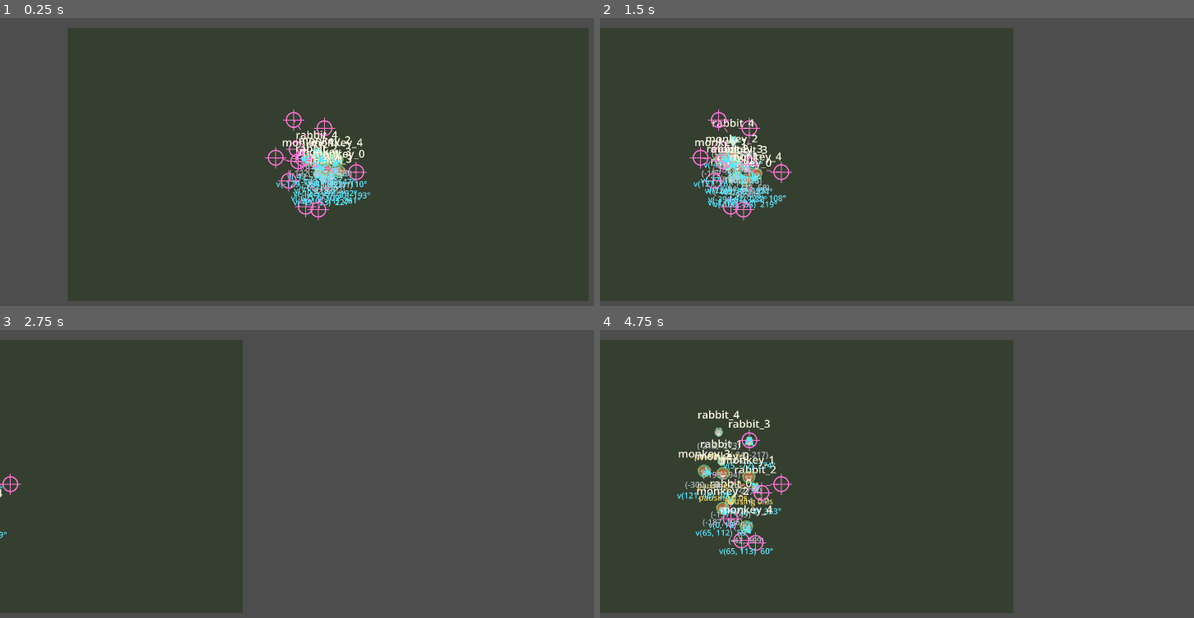
Above: before the commit, frames 1-4 (two rows, left to right).
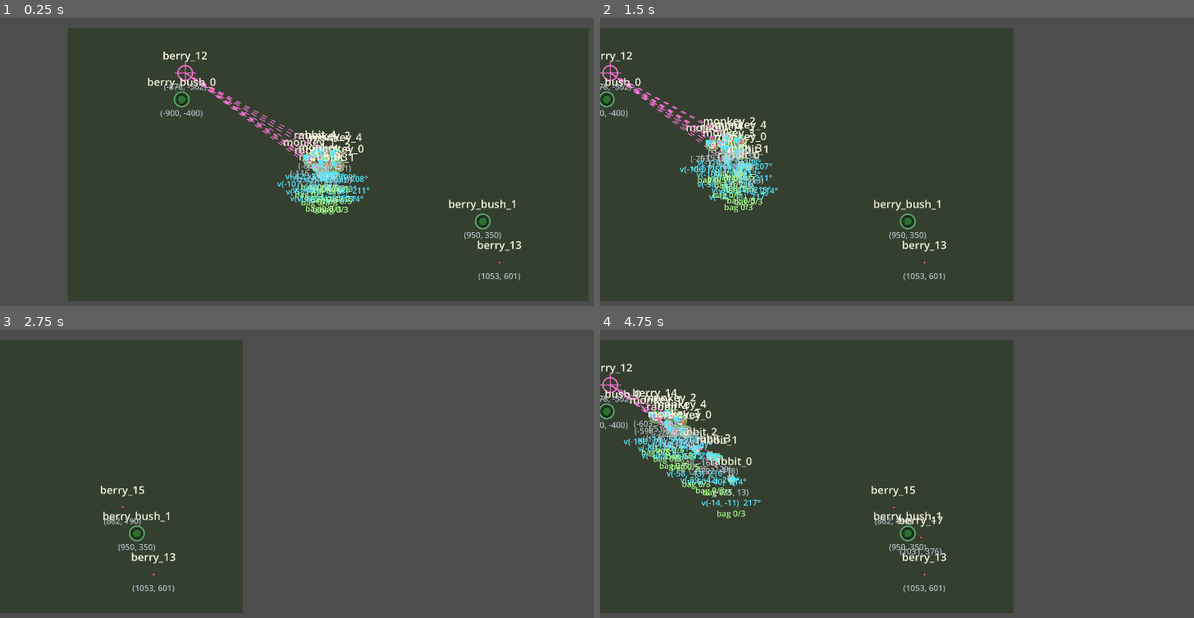
Above: after the commit, the same moments.

Repository: hafizosina/compilationpack
Game: Godot game, scene res://9. EcsSystem/main.tscn
Two runs of this game, one before a commit and one after it. Both use one fixed random seed, a clock stepped at 60 frames per second and the inputs below.
Inputs (mouse positions are in pixels of both pictures, inside the frame that each line leads up to):
- Up to frame 1 (0.25 s): no input
- Up to frame 2 (1.5 s): tap Enter at 0.5 s; move the mouse to (1075, 150) at 0.52 s; hold Right (ui_right) 0.53-1.25 s; hold Shift (sprint) 0.53-1.25 s; click (1075, 150) at 0.67 s; drag from (796, 179) to (897, 222) at 1.27 s
- Up to frame 3 (2.75 s): move the mouse to (392, 410) at 2.02 s; hold Right (ui_right) from 2.03 s (still down); hold Shift (sprint) from 2.03 s (still down)
- Up to frame 4 (4.75 s): release Right (ui_right) at 2.75 s; release Shift (sprint) at 2.75 s; drag from (897, 534) to (730, 433) at 2.77 s; tap Space at 3.5 s; move the mouse to (1122, 520) at 3.52 s; hold Left (ui_left) 3.53-4.25 s; hold Shift (sprint) 3.53-4.25 s; drag from (730, 433) to (831, 402) at 4.27 s

The runs differ from the first frame. In frame 1, 4.3% of the frame differs, in the area x 24-88%, y 11-92%; in frame 2, 4.4%; in frame 3, 0.7%; in frame 4, 6.6%, in the area x 0-59%, y 11-92%.

Commit message:
feat(ecs): berry spawner, inventory and foraging on the stripped core
Co-Authored-By: Claude Opus 5 <noreply@anthropic.com>
Claude-Session: https://claude.ai/code/session_01CTRDJneKBynzSnagu75UWs

Diff:
--- /dev/null
+++ b/9. EcsSystem/components/ecs_inventory_component.gd
@@ -0,0 +1,27 @@
+class_name EcsInventoryComponent
+extends EcsComponent
+
+## Somewhere to put what gets collected.
+##
+## It holds **entity ids** — the berries stay live entities with their own
+## components, they simply stop having an `EcsPositionComponent` while carried.
+##
+## That is the same pain case the weapon showed. Module 8's inventory could not
+## hold a live entity, so picking something up took a *blueprint snapshot* of it
+## and destroyed the world entity in the same breath; a carried thing was a
+## recipe for itself rather than itself. Here nothing is snapshotted, nothing is
+## destroyed, and what a carried thing can do is still whatever components it
+## happens to carry.
+##
+## Having one of these is what makes an entity forage. No inventory, no
+## `EcsForageSystem` query match, so a berry bush never goes looking for berries
+## and nothing had to tell it not to.
+
+## How many entities fit.
+@export var capacity: int = 5
+
+## Entity ids currently held. Runtime state — a .tres cannot know a runtime id.
+var items: Array[int] = []
+
+func key() -> StringName:
+	return &"inventory"
--- /dev/null
+++ b/9. EcsSystem/components/ecs_pickable_component.gd
@@ -0,0 +1,11 @@
+class_name EcsPickableComponent
+extends EcsComponent
+
+## Tag: this can be picked up. Carries no data — presence is the fact.
+##
+## It is what separates a berry from a berry bush. Both are entities with a
+## sprite sitting in the world; only one of them answers the forager's query.
+## No `is_item` flag, no type check, no layer mask.
+
+func key() -> StringName:
+	return &"pickable"
--- /dev/null
+++ b/9. EcsSystem/components/ecs_spawner_component.gd
@@ -0,0 +1,39 @@
+class_name EcsSpawnerComponent
+extends EcsComponent
+
+## Periodically puts another entity into the world nearby — a berry bush
+## dropping berries.
+##
+## Compare module 8's SimEntitySpawnerComponent, which did this itself in
+## `_process` and found the factory through a group lookup. Here the component
+## is the *settings*, and EcsSpawnerSystem is the doing. What it spawns is a
+## blueprint id, so a spawner produces anything in the catalog with no code
+## change — that part module 8 already had right.
+
+## Blueprint id to spawn, looked up in the EcsEntityCatalog.
+@export var spawns: StringName = &"berry"
+## Spawns land at a random point within this radius of the spawner.
+@export var radius: float = 260.0
+## Seconds between spawns.
+@export var interval: float = 2.0
+## Ceiling on how many of this spawner's entities may be lying on the ground at
+## once. Without a cap a one-every-two-seconds spawner litters without bound.
+##
+## It counts *loose* ones, not held ones: a berry in someone's inventory has no
+## EcsPositionComponent, so it stops counting here and the bush resumes. Nothing
+## tells the spawner a berry was picked up — the same missing component that
+## un-renders it also un-counts it.
+@export var max_loose: int = 12
+
+## Seconds until the next spawn. Runtime state.
+var cooldown: float = 0.0
+## Entity ids this spawner has produced and that are still alive.
+##
+## Module 8 kept node references here and pruned with `is_instance_valid()`.
+## Ids are better: they are never reused, so a harvested berry's id goes
+## permanently false through `world.is_alive()` and can never be confused with
+## a later entity that happens to occupy the same memory.
+var spawned: Array[int] = []
+
+func key() -> StringName:
+	return &"spawner"
--- /dev/null
+++ b/9. EcsSystem/defs/blueprints/berry.tres
@@ -0,0 +1,23 @@
+[gd_resource type="Resource" script_class="EcsEntityDef" format=3 uid="uid://bry900ecs0001"]
+
+[ext_resource type="Script" uid="uid://cc5jtxa1fcpu8" path="res://9. EcsSystem/ecs/ecs_component.gd" id="base"]
+[ext_resource type="Script" uid="uid://2viguy8kg1qx" path="res://9. EcsSystem/defs/ecs_entity_def.gd" id="def"]
+[ext_resource type="Script" uid="uid://crlgsdgqgc3wp" path="res://9. EcsSystem/components/ecs_sprite_component.gd" id="s_sprite"]
+[ext_resource type="Script" uid="uid://bleyjpnkxl87q" path="res://9. EcsSystem/components/ecs_pickable_component.gd" id="s_pick"]
+[ext_resource type="Texture2D" uid="uid://dlfyft0lv6p2h" path="res://Global/Asset/CircleButtonFull.png" id="tex"]
+
+[sub_resource type="Resource" id="c_sprite"]
+script = ExtResource("s_sprite")
+texture = ExtResource("tex")
+scale_factor = 0.18
+tint = Color(1, 0.36, 0.42, 1)
+z_index = -1
+
+[sub_resource type="Resource" id="c_pick"]
+script = ExtResource("s_pick")
+
+[resource]
+script = ExtResource("def")
+id = &"berry"
+display_name = "Berry"
+components = Array[ExtResource("base")]([SubResource("c_sprite"), SubResource("c_pick")])
--- /dev/null
+++ b/9. EcsSystem/defs/blueprints/berry_bush.tres
@@ -0,0 +1,31 @@
+[gd_resource type="Resource" script_class="EcsEntityDef" format=3 uid="uid://bry900ecs0002"]
+
+[ext_resource type="Script" uid="uid://cc5jtxa1fcpu8" path="res://9. EcsSystem/ecs/ecs_component.gd" id="base"]
+[ext_resource type="Script" uid="uid://2viguy8kg1qx" path="res://9. EcsSystem/defs/ecs_entity_def.gd" id="def"]
+[ext_resource type="Script" uid="uid://crlgsdgqgc3wp" path="res://9. EcsSystem/components/ecs_sprite_component.gd" id="s_sprite"]
+[ext_resource type="Script" uid="uid://dyef4lkp0cmoq" path="res://9. EcsSystem/components/ecs_shape_component.gd" id="s_shape"]
+[ext_resource type="Script" uid="uid://bnagwjas1rutn" path="res://9. EcsSystem/components/ecs_spawner_component.gd" id="s_spawner"]
+[ext_resource type="Texture2D" uid="uid://dlfyft0lv6p2h" path="res://Global/Asset/CircleButtonFull.png" id="tex"]
+
+[sub_resource type="Resource" id="c_sprite"]
+script = ExtResource("s_sprite")
+texture = ExtResource("tex")
+scale_factor = 0.7
+tint = Color(0.2, 0.5, 0.22, 1)
+
+[sub_resource type="Resource" id="c_shape"]
+script = ExtResource("s_shape")
+radius = 45.0
+
+[sub_resource type="Resource" id="c_spawner"]
+script = ExtResource("s_spawner")
+spawns = &"berry"
+radius = 300.0
+interval = 2.0
+max_alive = 12
+
+[resource]
+script = ExtResource("def")
+id = &"berry_bush"
+display_name = "Berry Bush"
+components = Array[ExtResource("base")]([SubResource("c_sprite"), SubResource("c_shape"), SubResource("c_spawner")])
--- a/9. EcsSystem/defs/blueprints/monkey.tres
+++ b/9. EcsSystem/defs/blueprints/monkey.tres
@@ -6,6 +6,7 @@
 [ext_resource type="Script" uid="uid://dyef4lkp0cmoq" path="res://9. EcsSystem/components/ecs_shape_component.gd" id="s_shape"]
 [ext_resource type="Script" uid="uid://crlgsdgqgc3wp" path="res://9. EcsSystem/components/ecs_sprite_component.gd" id="s_sprite"]
 [ext_resource type="Script" uid="uid://d4puc66j4jby" path="res://9. EcsSystem/components/ecs_low_brain_component.gd" id="s_brain"]
+[ext_resource type="Script" uid="uid://k3ktug7ek8s8" path="res://9. EcsSystem/components/ecs_inventory_component.gd" id="s_bag"]
 [ext_resource type="Texture2D" uid="uid://dbllxupj5653t" path="res://Global/Asset/Animal/monkey.png" id="tex_monkey"]
 
 [sub_resource type="Resource" id="c_shape"]
@@ -26,8 +27,12 @@
 pause_min = 0.2
 pause_max = 1.2
 
+[sub_resource type="Resource" id="c_bag"]
+script = ExtResource("s_bag")
+capacity = 5
+
 [resource]
 script = ExtResource("def")
 id = &"monkey"
 display_name = "Monkey"
-components = Array[ExtResource("base")]([SubResource("c_shape"), SubResource("c_sprite"), SubResource("c_movement"), SubResource("c_brain")])
+components = Array[ExtResource("base")]([SubResource("c_shape"), SubResource("c_sprite"), SubResource("c_movement"), SubResource("c_brain"), SubResource("c_bag")])
--- a/9. EcsSystem/defs/blueprints/rabbit.tres
+++ b/9. EcsSystem/defs/blueprints/rabbit.tres
@@ -6,6 +6,7 @@
 [ext_resource type="Script" uid="uid://dyef4lkp0cmoq" path="res://9. EcsSystem/components/ecs_shape_component.gd" id="s_shape"]
 [ext_resource type="Script" uid="uid://crlgsdgqgc3wp" path="res://9. EcsSystem/components/ecs_sprite_component.gd" id="s_sprite"]
 [ext_resource type="Script" uid="uid://d4puc66j4jby" path="res://9. EcsSystem/components/ecs_low_brain_component.gd" id="s_brain"]
+[ext_resource type="Script" uid="uid://k3ktug7ek8s8" path="res://9. EcsSystem/components/ecs_inventory_component.gd" id="s_bag"]
 [ext_resource type="Texture2D" uid="uid://dnk7drhg2i8xh" path="res://Global/Asset/Animal/rabbit.png" id="tex_rabbit"]
 
 [sub_resource type="Resource" id="c_shape"]
@@ -28,8 +29,12 @@
 pause_min = 0.5
 pause_max = 3.0
 
+[sub_resource type="Resource" id="c_bag"]
+script = ExtResource("s_bag")
+capacity = 3
+
 [resource]
 script = ExtResource("def")
 id = &"rabbit"
 display_name = "Rabbit"
-components = Array[ExtResource("base")]([SubResource("c_shape"), SubResource("c_sprite"), SubResource("c_movement"), SubResource("c_brain")])
+components = Array[ExtResource("base")]([SubResource("c_shape"), SubResource("c_sprite"), SubResource("c_movement"), SubResource("c_brain"), SubResource("c_bag")])
--- a/9. EcsSystem/defs/catalog.tres
+++ b/9. EcsSystem/defs/catalog.tres
@@ -1,5 +1,7 @@
 [gd_resource type="Resource" script_class="EcsEntityCatalog" format=3 uid="uid://b6piicujlpkgy"]
 
+[ext_resource type="Resource" uid="uid://bry900ecs0001" path="res://9. EcsSystem/defs/blueprints/berry.tres" id="bp_berry"]
+[ext_resource type="Resource" uid="uid://bry900ecs0002" path="res://9. EcsSystem/defs/blueprints/berry_bush.tres" id="bp_bush"]
 [ext_resource type="Resource" uid="uid://47rm6ng56roo" path="res://9. EcsSystem/defs/blueprints/monkey.tres" id="bp_monkey"]
 [ext_resource type="Resource" uid="uid://mpxtvninay8a" path="res://9. EcsSystem/defs/blueprints/rabbit.tres" id="bp_rabbit"]
 [ext_resource type="Script" uid="uid://dj08sroj0ed18" path="res://9. EcsSystem/defs/ecs_entity_catalog.gd" id="cat"]
@@ -7,4 +9,4 @@
 
 [resource]
 script = ExtResource("cat")
-defs = Array[ExtResource("def")]([ExtResource("bp_rabbit"), ExtResource("bp_monkey")])
+defs = Array[ExtResource("def")]([ExtResource("bp_rabbit"), ExtResource("bp_monkey"), ExtResource("bp_bush"), ExtResource("bp_berry")])
--- a/9. EcsSystem/defs/world1.tres
+++ b/9. EcsSystem/defs/world1.tres
@@ -68,6 +68,18 @@
 type = &"monkey"
 position = Vector2(30, -20)
 
+[sub_resource type="Resource" id="b0"]
+script = ExtResource("place")
+entity_name = &"berry_bush_0"
+type = &"berry_bush"
+position = Vector2(-900, -400)
+
+[sub_resource type="Resource" id="b1"]
+script = ExtResource("place")
+entity_name = &"berry_bush_1"
+type = &"berry_bush"
+position = Vector2(950, 350)
+
 [resource]
 script = ExtResource("world")
-entries = Array[ExtResource("place")]([SubResource("p0"), SubResource("p1"), SubResource("p2"), SubResource("p3"), SubResource("p4"), SubResource("p5"), SubResource("p6"), SubResource("p7"), SubResource("p8"), SubResource("p9")])
+entries = Array[ExtResource("place")]([SubResource("p0"), SubResource("p1"), SubResource("p2"), SubResource("p3"), SubResource("p4"), SubResource("p5"), SubResource("p6"), SubResource("p7"), SubResource("p8"), SubResource("p9"), SubResource("b0"), SubResource("b1")])
--- a/9. EcsSystem/ecs_const.gd
+++ b/9. EcsSystem/ecs_const.gd
@@ -18,10 +18,18 @@
 ## wander bounds with it and there is no constant to keep in sync.
 static var world_bounds: Rect2 = Rect2(-1600.0, -840.0, 3200.0, 1680.0)
 
-## A point within `radius` of `origin`, kept inside the arena. Used by the
-## wander system; kept here so the bounds rule has one home.
-static func wander_point(origin: Vector2, radius: float) -> Vector2:
-	var target := origin + Vector2.RIGHT.rotated(randf() * TAU) * randf_range(radius * 0.25, radius)
+## A point within `radius` of `origin`, kept inside the arena.
+##
+## `min_ratio` excludes an inner disc: the low brain passes 0.25 so a creature
+## never picks a destination it is already standing on, while a spawner passes
+## 0 to scatter evenly. The sqrt is what makes the scatter uniform by *area* —
+## without it everything clusters toward the middle.
+##
+## It lives here rather than in either caller because the bounds rule has one
+## home, and it grew this parameter the moment a second caller wanted it.
+static func random_point_near(origin: Vector2, radius: float, min_ratio: float = 0.0) -> Vector2:
+	var distance := radius * sqrt(randf_range(min_ratio * min_ratio, 1.0))
+	var target := origin + Vector2.RIGHT.rotated(randf() * TAU) * distance
 	var inner := world_bounds.grow(-EDGE_MARGIN)
 	return Vector2(
 		clampf(target.x, inner.position.x, inner.end.x),
--- a/9. EcsSystem/ecs_debug_overlay.gd
+++ b/9. EcsSystem/ecs_debug_overlay.gd
@@ -17,6 +17,7 @@
 const BODY_COLOR := Color(0.45, 1.0, 0.6, 0.6)
 const NAME_COLOR := Color(1.0, 0.98, 0.9, 0.95)
 const POSITION_COLOR := Color(0.74, 0.78, 0.82, 0.9)
+const BAG_COLOR := Color(0.65, 1.0, 0.55, 0.95)
 const VELOCITY_COLOR := Color(0.35, 0.9, 1.0)
 const DESTINATION_COLOR := Color(1.0, 0.45, 0.85)
 const PAUSED_COLOR := Color(1.0, 0.85, 0.35, 0.9)
@@ -50,6 +51,7 @@
 	var above := -SPRITE_HALF - 10.0 * px
 	var first := SPRITE_HALF + 14.0 * px
 	var second := first + 13.0 * px
+	var third := second + 13.0 * px
 	var left := -110.0 * px
 	var width := 220.0 * px
 
@@ -67,9 +69,15 @@
 		_label(pos + Vector2(left, first), "(%d, %d)" % [roundi(pos.x), roundi(pos.y)],
 			10.0 * px, width, POSITION_COLOR)
 
+		# Nothing further to say about something that cannot move. It used to
+		# print "no movement component" here, which was informative when one
+		# prop sat among ten creatures and became noise the moment a spawner
+		# filled the map with berries. The absence of a velocity line says it.
+		var bag: String = row["bag"]
+		if bag != "":
+			_label(pos + Vector2(left, third), "bag " + bag, 10.0 * px, width, BAG_COLOR)
+
 		if not row["has_movement"]:
-			_label(pos + Vector2(left, second), "no movement component",
-				10.0 * px, width, PAUSED_COLOR)
 			continue
 
 		# Where it is heading: dashed line to the destination, ring on the spot.
--- a/9. EcsSystem/main.gd
+++ b/9. EcsSystem/main.gd
@@ -16,7 +16,9 @@
 ##
 ##   every frame, EcsScheduler runs three systems over that world:
 ##
-##     low_brain  picks a destination  → writes EcsMovementComponent
+##     spawner    adds new entities    → creates ids, files components
+##     forage     go get a berry       → writes EcsMovementComponent
+##     low_brain  else wander          → writes EcsMovementComponent
 ##     movement   walks toward it      → writes EcsPositionComponent
 ##     collision  unstacks the bodies  → writes EcsPositionComponent
 ##                (Area2D pool under World/Bodies is a derived index only)
@@ -92,9 +94,12 @@
 	_scheduler = EcsScheduler.new()
 
 	_scheduler \
+		.add(EcsSpawnerSystem.new(_factory, catalog)) \
+		.add(EcsForageSystem.new()) \
 		.add(EcsLowBrainSystem.new()) \
 		.add(EcsMovementSystem.new()) \
 		.add(_collision) \
+		.add(EcsPickupSystem.new()) \
 		.add(_render) \
 		.add(EcsDebugSystem.new(_debug_overlay))
 
--- a/9. EcsSystem/systems/ecs_debug_system.gd
+++ b/9. EcsSystem/systems/ecs_debug_system.gd
@@ -32,6 +32,7 @@
 		var place := world.get_component(id, EcsPositionComponent) as EcsPositionComponent
 		var move := world.get_component(id, EcsMovementComponent) as EcsMovementComponent
 		var body := world.get_component(id, EcsShapeComponent) as EcsShapeComponent
+		var bag := world.get_component(id, EcsInventoryComponent) as EcsInventoryComponent
 		var brain := world.get_component(id, EcsLowBrainComponent) as EcsLowBrainComponent
 
 		var row := {
@@ -46,6 +47,7 @@
 			"destination": Vector2.ZERO,
 			"pause_left": 0.0,
 			"radius": body.radius if body != null else 0.0,
+			"bag": "%d/%d" % [bag.items.size(), bag.capacity] if bag != null else "",
 		}
 		if move != null:
 			row["velocity"] = move.velocity
--- /dev/null
+++ b/9. EcsSystem/systems/ecs_forage_system.gd
@@ -0,0 +1,52 @@
+class_name EcsForageSystem
+extends EcsSystem
+
+## Go and get a berry, if there is room to put one.
+##
+## This is the second rung of the decision ladder and it is worth seeing how
+## little that costs. It has the same shape as EcsLowBrainSystem — look at an
+## entity with nothing to do, write a destination — and it runs **before** it in
+## the scheduler. That is the entire priority mechanism: forage gets first
+## refusal, and anything it declines falls through to aimless wandering. No
+## state machine, no priority field, no brain arbitrating between the two.
+##
+## An entity whose inventory is full is simply skipped, so it goes back to
+## wandering on its own.
+##
+## It writes the same `destination` field the low brain writes, so everything
+## downstream — movement, collision, render — is unaware that foraging exists.
+
+func label() -> StringName:
+	return &"forage"
+
+func run(world: EcsWorld, _delta: float) -> void:
+	# Loose berries only: a carried one has no EcsPositionComponent, so it drops
+	# out of this query with nothing asked to hide it.
+	var loose := world.query([EcsPositionComponent, EcsPickableComponent])
+	if loose.is_empty():
+		return
+
+	for id in world.query([EcsPositionComponent, EcsMovementComponent, EcsInventoryComponent]):
+		var move := world.get_component(id, EcsMovementComponent) as EcsMovementComponent
+		if move.has_destination:
+			continue
+		var bag := world.get_component(id, EcsInventoryComponent) as EcsInventoryComponent
+		if bag.items.size() >= bag.capacity:
+			continue
+
+		var here := (world.get_component(id, EcsPositionComponent) as EcsPositionComponent).position
+		# Nearest wins. O(foragers x berries) — 10 x 24 here. A search radius or
+		# a spatial index goes in this loop and nowhere else.
+		var best := EcsWorld.NO_ENTITY
+		var best_distance := INF
+		for berry in loose:
+			var there := (world.get_component(berry, EcsPositionComponent) as EcsPositionComponent).position
+			var distance := here.distance_squared_to(there)
+			if distance < best_distance:
+				best_distance = distance
+				best = berry
+		if best == EcsWorld.NO_ENTITY:
+			continue
+
+		move.destination = (world.get_component(best, EcsPositionComponent) as EcsPositionComponent).position
+		move.has_destination = true
--- a/9. EcsSystem/systems/ecs_low_brain_system.gd
+++ b/9. EcsSystem/systems/ecs_low_brain_system.gd
@@ -21,5 +21,5 @@
 			continue
 		brain.pause_left = randf_range(brain.pause_min, brain.pause_max)
 		var here := world.get_component(id, EcsPositionComponent) as EcsPositionComponent
-		move.destination = EcsConst.wander_point(here.position, brain.radius)
+		move.destination = EcsConst.random_point_near(here.position, brain.radius, 0.25)
 		move.has_destination = true
--- /dev/null
+++ b/9. EcsSystem/systems/ecs_pickup_system.gd
@@ -0,0 +1,46 @@
+class_name EcsPickupSystem
+extends EcsSystem
+
+## Takes anything pickable an entity is standing on.
+##
+## Deciding to go and acting on arrival are different systems, the same split as
+## brain and movement: EcsForageSystem never learns what happens when you get
+## there, and this never learns why anyone came.
+##
+## Picking up is **removing `EcsPositionComponent`**. That one line is the whole
+## of leaving the world: the render system's query stops matching so the view is
+## freed, the forage query stops matching so nobody walks toward it, and the
+## spawner stops counting it against its litter cap. Nothing was told to hide
+## anything, and there is no `is_carried` flag to keep in step.
+##
+## Reach is the picker's own body radius — you take what you are standing on.
+## An entity with no EcsShapeComponent has no reach and cannot pick anything up.
+
+func label() -> StringName:
+	return &"pickup"
+
+func run(world: EcsWorld, _delta: float) -> void:
+	var loose := world.query([EcsPositionComponent, EcsPickableComponent])
+	if loose.is_empty():
+		return
+
+	for id in world.query([EcsPositionComponent, EcsInventoryComponent, EcsShapeComponent]):
+		var bag := world.get_component(id, EcsInventoryComponent) as EcsInventoryComponent
+		if bag.items.size() >= bag.capacity:
+			continue
+		var here := (world.get_component(id, EcsPositionComponent) as EcsPositionComponent).position
+		var reach := (world.get_component(id, EcsShapeComponent) as EcsShapeComponent).radius
+
+		for berry in loose:
+			# `loose` is a snapshot, so something earlier in this same loop may
+			# already have taken this one.
+			if not world.has(berry, EcsPositionComponent):
+				continue
+			var there := (world.get_component(berry, EcsPositionComponent) as EcsPositionComponent).position
+			if here.distance_to(there) > reach:
+				continue
+
+			bag.items.append(berry)
+			world.remove(berry, EcsPositionComponent)
+			if bag.items.size() >= bag.capacity:
+				break
--- /dev/null
+++ b/9. EcsSystem/systems/ecs_spawner_system.gd
@@ -0,0 +1,53 @@
+class_name EcsSpawnerSystem
+extends EcsSystem
+
+## Runs every spawner's clock and puts new entities into the world.
+##
+## It is the only system that creates entities, and it runs first, so anything
+## born this tick is decided for, moved, collided, drawn and reported in the
+## same tick it appears — no one-frame gap where a berry exists but is invisible.
+##
+## Spawning mid-iteration is safe because `world.query()` returns a snapshot
+## array rather than a live cursor: the new ids simply are not in the list this
+## system is walking, and get picked up by every system after it.
+##
+## The factory and catalog arrive through `_init` rather than being looked up.
+## Module 8's spawner searched the scene tree for its factory by group, which
+## works but means the component can fail at runtime if the factory is missing.
+## Here the dependency is visible in main.gd's pipeline and cannot go absent.
+
+var _factory: EcsEntityFactory
+var _catalog: EcsEntityCatalog
+
+func _init(factory: EcsEntityFactory, catalog: EcsEntityCatalog) -> void:
+	_factory = factory
+	_catalog = catalog
+
+func label() -> StringName:
+	return &"spawner"
+
+func run(world: EcsWorld, delta: float) -> void:
+	if _factory == null or _catalog == null:
+		return
+	for id in world.query([EcsPositionComponent, EcsSpawnerComponent]):
+		var spawner := world.get_component(id, EcsSpawnerComponent) as EcsSpawnerComponent
+		spawner.cooldown -= delta
+		if spawner.cooldown > 0.0:
+			continue
+		spawner.cooldown = spawner.interval
+
+		# Prune first, so anything harvested since last tick frees its slot.
+		# Still on the ground means alive AND still carrying a position.
+		var still_loose: Array[int] = []
+		for child in spawner.spawned:
+			if world.is_alive(child) and world.has(child, EcsPositionComponent):
+				still_loose.append(child)
+		spawner.spawned = still_loose
+		if still_loose.size() >= spawner.max_loose:
+			continue
+
+		var here := world.get_component(id, EcsPositionComponent) as EcsPositionComponent
+		var born := _factory.spawn(world, _catalog, spawner.spawns,
+			EcsConst.random_point_near(here.position, spawner.radius))
+		if born != EcsWorld.NO_ENTITY:
+			spawner.spawned.append(born)
Not shown, added: 9. EcsSystem/components/ecs_inventory_component.gd.uid
Not shown, added: 9. EcsSystem/components/ecs_pickable_component.gd.uid
Not shown, added: 9. EcsSystem/components/ecs_spawner_component.gd.uid
Not shown, added: 9. EcsSystem/systems/ecs_forage_system.gd.uid
Not shown, added: 9. EcsSystem/systems/ecs_pickup_system.gd.uid
Not shown, added: 9. EcsSystem/systems/ecs_spawner_system.gd.uid
Not shown, changed: 9. EcsSystem/HANDOFF.md
Not shown, changed: CLAUDE.md
Not shown, changed: docs/devlog/Summary.md
